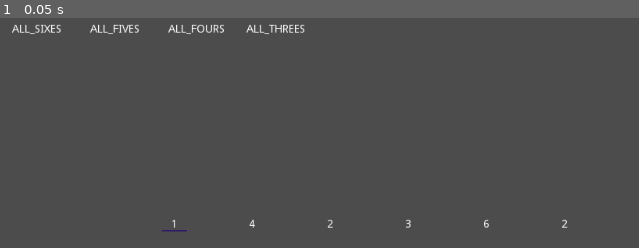
Above: before the commit, frame 1.
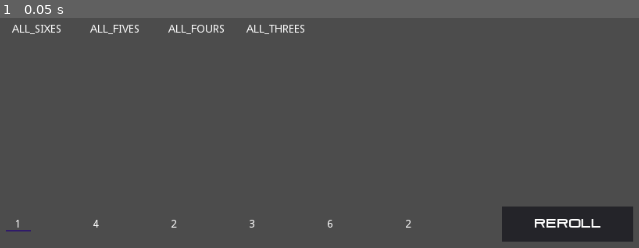
Above: after the commit, the same moment.

Repository: dexdexdex/house_wins
Game: Godot game, scene res://main.tscn
Same seed, same stepped clock (60 frames per second), same inputs: the game is played once before the commit and once after it.
Inputs:
- Up to frame 1 (0.05 s): no input

The runs differ from the first frame. In frame 1, 3.2% of the frame differs, in the area x 0-100%, y 82-98%.

Commit message:
Reroll dice implemented

Diff:
--- a/main.gd
+++ b/main.gd
@@ -12,23 +12,41 @@
 var dice_position_index = 0
 var dice_array = []
 
+# if current funds = 0 then it's game over
+var current_funds = 1000
+
+# the house will inevitably win! Upkeep increases some amount per turn? Maybe geometrically?
+var upkeep = 5
+
 # this is our little toggle so that hitting right doesn't +71 dice_position_index within 3 milliseconds
 var input_ok
+
+func reroll_dice():
+	for i in 6:
+		if(dice_array[i].is_held == false):
+			dice_array[i].roll_dice()
 
 func handle_hover():
 
 	for i in 6:
 		dice_array[i].hover = false
 
-	dice_array[dice_position_index].hover = true
+	# dice position index 7 is reroll
+	if(dice_position_index < 6):
+		dice_array[dice_position_index].hover = true
+		$reroll_button/reroll_text.visible = true
+		$reroll_button/reroll_text_hover.visible = false
 
+	if(dice_position_index == 6):
+		$reroll_button/reroll_text.visible = false
+		$reroll_button/reroll_text_hover.visible = true
 
 # Called when the node enters the scene tree for the first time.
 func _ready():
 
 	for i in 6:
 		var dice_instance = dice.instance()
-		dice_instance.position = Vector2(300+100*i, 300)
+		dice_instance.position = Vector2(100+100*i, 300)
 		dice_array.append(dice_instance)
 		add_child(dice_instance)
 
@@ -62,7 +80,7 @@
 # Called every frame. 'delta' is the elapsed time since the previous frame.
 func _process(delta):
 
-	if(Input.is_action_pressed("ui_right") and input_ok == true and dice_position_index < 5):
+	if(Input.is_action_pressed("ui_right") and input_ok == true and dice_position_index < 6):
 		dice_position_index += 1
 		handle_hover()
 		input_ok = false
@@ -74,7 +92,12 @@
 
 	if(Input.is_action_pressed("ui_accept") and input_ok == true):
 		input_ok = false
-		dice_array[dice_position_index].toggle()
+		if(dice_position_index < 6):
+			dice_array[dice_position_index].toggle()
+		else:
+			# do reroll!
+			reroll_dice()
+			pass
 
 	if(!(Input.is_action_pressed("ui_right")) and !(Input.is_action_pressed("ui_left")) and !(Input.is_action_pressed("ui_accept"))):
 		input_ok = true
--- a/main.tscn
+++ b/main.tscn
@@ -1,10 +1,41 @@
-[gd_scene load_steps=4 format=2]
+[gd_scene load_steps=6 format=2]
 
 [ext_resource path="res://main.gd" type="Script" id=1]
 [ext_resource path="res://dice.tscn" type="PackedScene" id=2]
 [ext_resource path="res://cash_in.tscn" type="PackedScene" id=3]
+[ext_resource path="res://pirulen.ttf" type="DynamicFontData" id=4]
+
+[sub_resource type="DynamicFont" id=1]
+font_data = ExtResource( 4 )
 
 [node name="main" type="Node2D"]
 script = ExtResource( 1 )
 dice = ExtResource( 2 )
 cash_in = ExtResource( 3 )
+
+[node name="reroll_button" type="Panel" parent="."]
+margin_left = 727.0
+margin_top = 284.0
+margin_right = 895.0
+margin_bottom = 329.0
+__meta__ = {
+"_edit_use_anchors_": false
+}
+
+[node name="reroll_text" type="Label" parent="reroll_button"]
+visible = false
+anchor_right = 1.0
+anchor_bottom = 1.0
+custom_fonts/font = SubResource( 1 )
+text = "REROLL"
+align = 1
+valign = 1
+
+[node name="reroll_text_hover" type="Label" parent="reroll_button"]
+modulate = Color( 0.12549, 0.666667, 0.207843, 1 )
+anchor_right = 1.0
+anchor_bottom = 1.0
+custom_fonts/font = SubResource( 1 )
+text = "REROLL"
+align = 1
+valign = 1
Binary file added: pirulen.ttf
